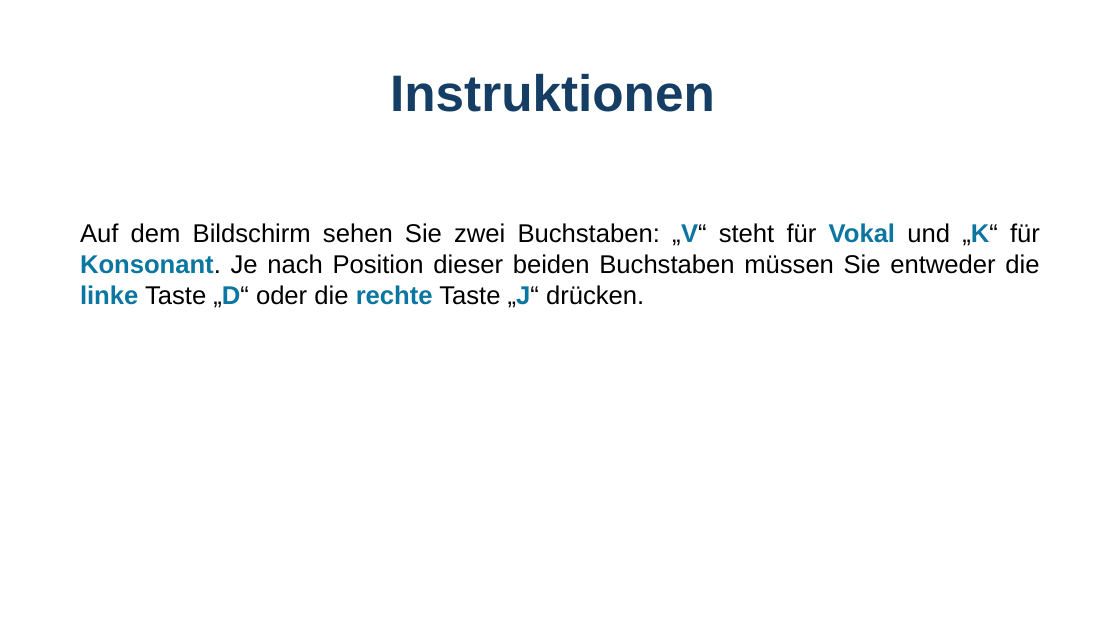
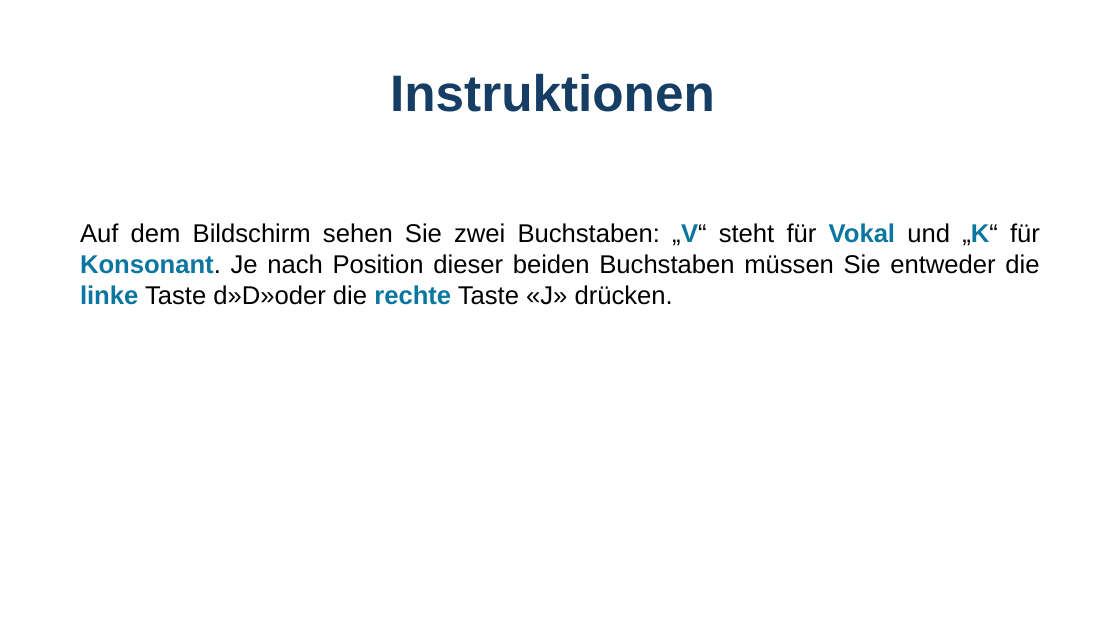
Before and after one commit to GidonFrischkorn/Ambizione-IndividualDifferencesStudy, a slide deck: slide 3 of tasks/28-letter-judgement-changing/Instructions_letterchangeSR.pptx. Drawn at 1120x630 pixels with LibreOffice and Linux fonts; fonts in the diff are those of the drawing. Boxes give left, top, right and bottom in pixels: in the first picture for what was removed or moved away, otherwise in the second. Text is boxed around its words. In the diff, an @@ line names an element or a change of style, - is before the commit and + after.

```diff
--- a/tasks/28-letter-judgement-changing/Instructions_letterchangeSR.pptx
+++ b/tasks/28-letter-judgement-changing/Instructions_letterchangeSR.pptx
@@ text at (x1=80, y1=223, x2=1040, y2=305): text changed @@
-Auf dem Bildschirm sehen Sie zwei Buchstaben: „V“ steht für Vokal und „K“ für Konsonant. Je nach Position dieser beiden Buchstaben müssen Sie entweder die linke Taste „D“ oder die rechte Taste „J“ drücken.
+Auf dem Bildschirm sehen Sie zwei Buchstaben: „V“ steht für Vokal und „K“ für Konsonant. Je nach Position dieser beiden Buchstaben müssen Sie entweder die linke Taste d»D»oder die rechte Taste «J» drücken.
```
Also in this commit, not shown: 2 other slides changed, 2 other files.
